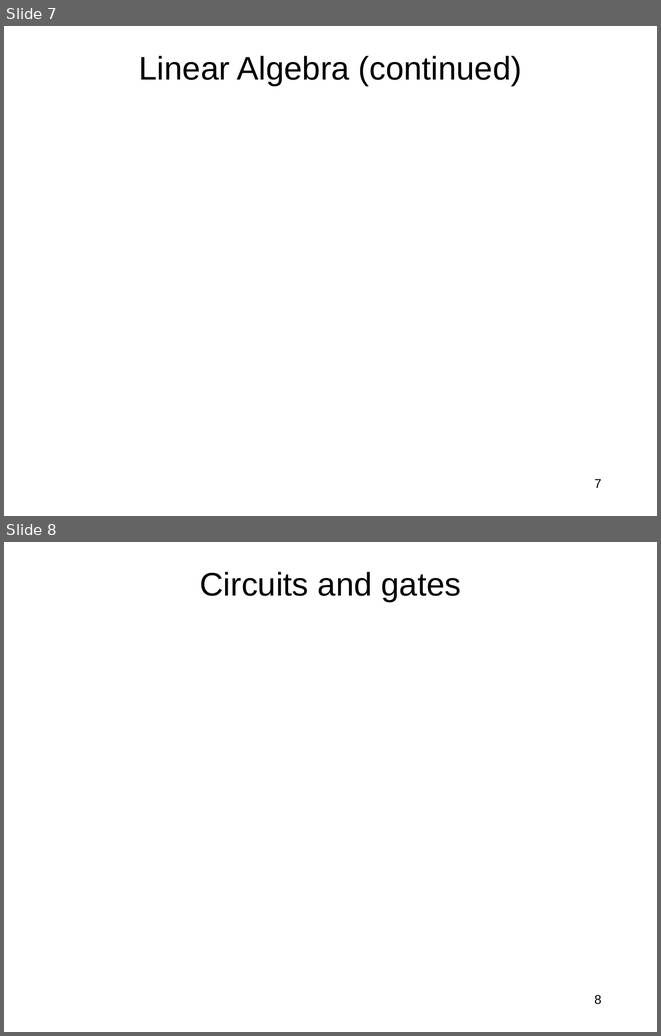
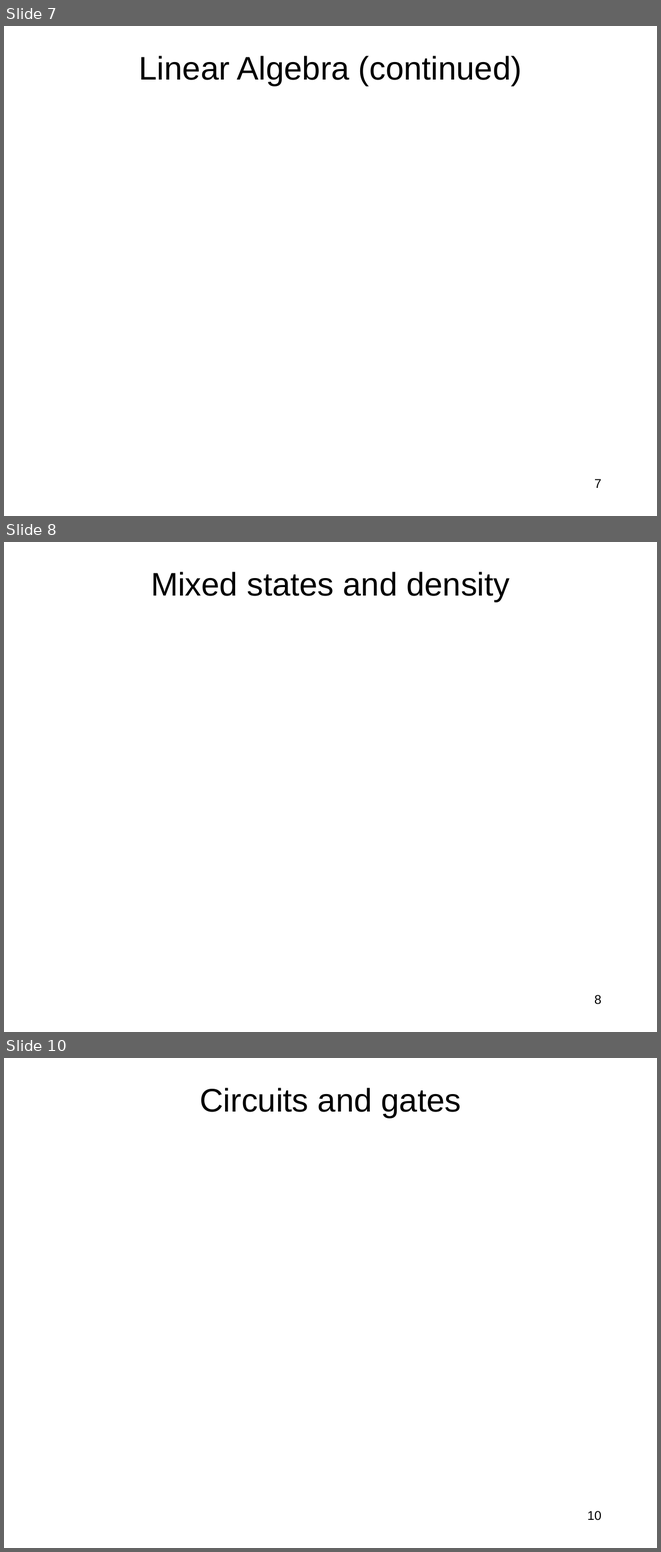
Before and after one commit to jlmucb/class_notes, a slide deck: BerkeleyClass/CS290Spring2013/Lectures/QC.pptx. Shown one above the other, each under a label of ours: slides 7 and 8 before the commit, slides 7, 8 and 10 after it; the slides between them are not shown. The pictures are 661x1036 and 661x1552 pixels, drawn with LibreOffice and Linux fonts; fonts in the diff are those of the drawing; grey boxes stand for pictures. Boxes give left, top, right and bottom in pixels: in the first picture for what was removed or moved away, otherwise in the second. Text is boxed around its words. In the diff, an @@ line names an element or a change of style, - is before the commit and + after.

```diff
--- a/BerkeleyClass/CS290Spring2013/Lectures/QC.pptx
+++ b/BerkeleyClass/CS290Spring2013/Lectures/QC.pptx
@@ slide 8 added at (4,542,657,1032), background #FFFFFF @@
@@ title added at (151,572,510,602), 36 pt, text #000000 @@
+Mixed states and density
@@ page number added at (594,995,601,1004), 14 pt, text #000000 @@
+8
@@ what was slide 8 is now slide 10 @@
@@ page number at (588,1511,602,1520): text changed @@
-8
+10
```
Also in this commit, not shown: 2 slides changed, 1 other slide added, 1 slide removed.
